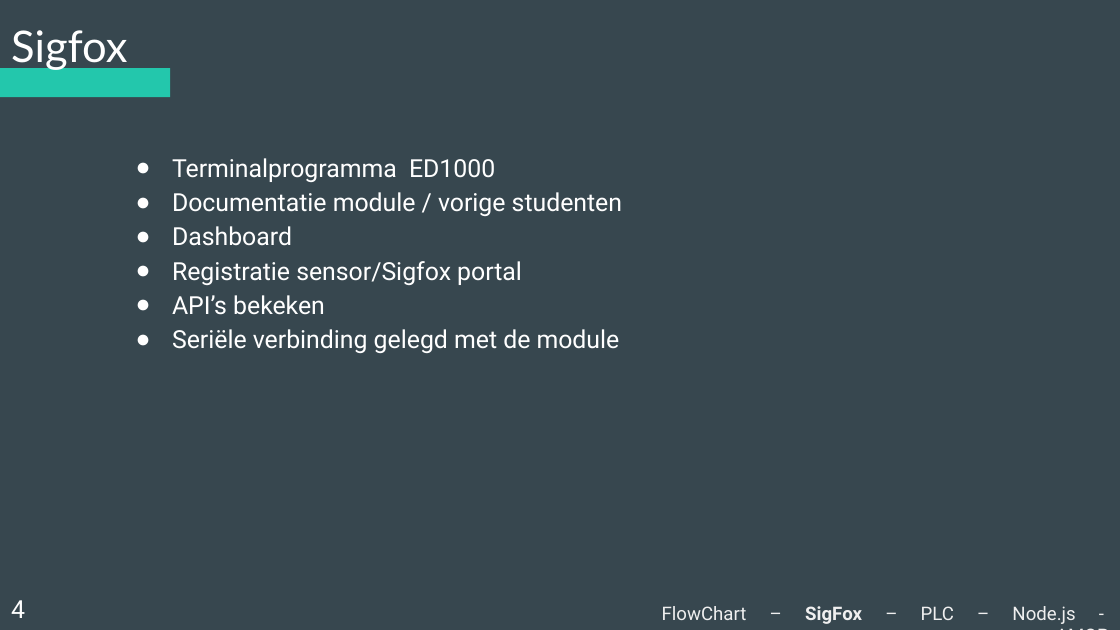
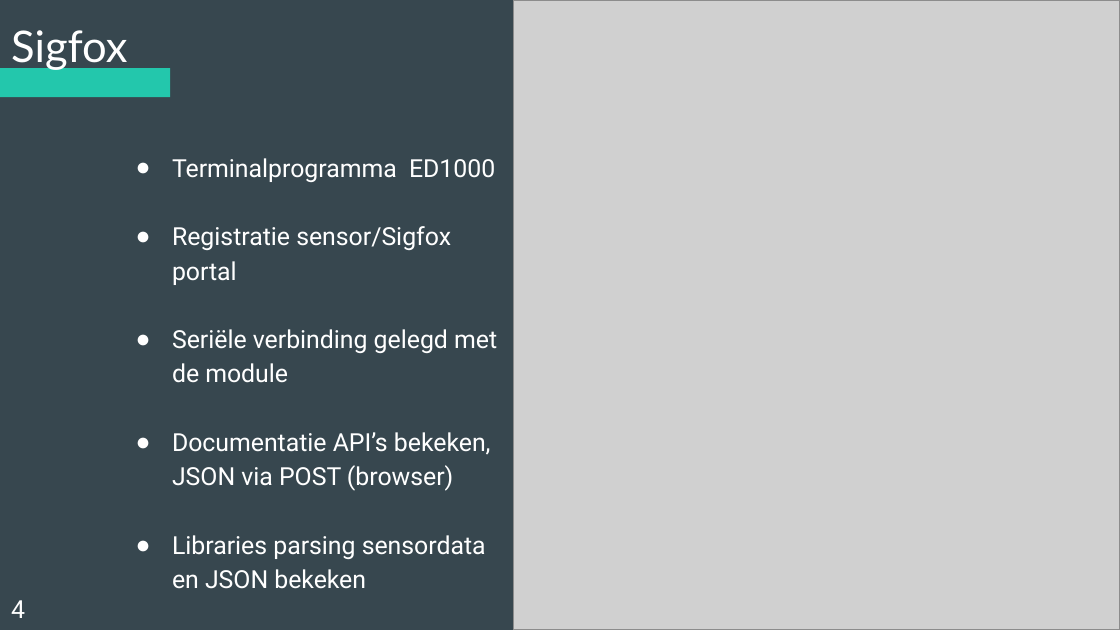
Before and after one commit to Koffiejoe/IA-EnOcean, a slide deck: slide 4 of Presentaties/2Wekelijkse PowerPoint/nieuweppt.pptx. Drawn at 1120x630 pixels with LibreOffice and Linux fonts; fonts in the diff are those of the drawing; grey boxes stand for pictures. Boxes give left, top, right and bottom in pixels: in the first picture for what was removed or moved away, otherwise in the second. Text is boxed around its words. In the diff, an @@ line names an element or a change of style, - is before the commit and + after.

Commit message:
Edited PwPnt: Sigfox
Gelieve ook bij elk deel het schema toe te voegen zodat erop kan worden aangeduid

```diff
--- a/Presentaties/2Wekelijkse PowerPoint/nieuweppt.pptx
+++ b/Presentaties/2Wekelijkse PowerPoint/nieuweppt.pptx
@@ picture added at [514,0,1120,629] @@
@@ subtitle at [172,192,622,246]: paragraphs removed @@
-● Documentatie module / vorige studenten
-● Dashboard
@@ subtitle at [172,295,325,315]: paragraph removed @@
-● API’s bekeken
@@ subtitle at [172,432,491,589]: paragraphs added @@
+● Documentatie API’s bekeken, JSON via POST (browser)
+● Libraries parsing sensordata en JSON bekeken
```
Also in this commit, not shown: 1 slide removed.
